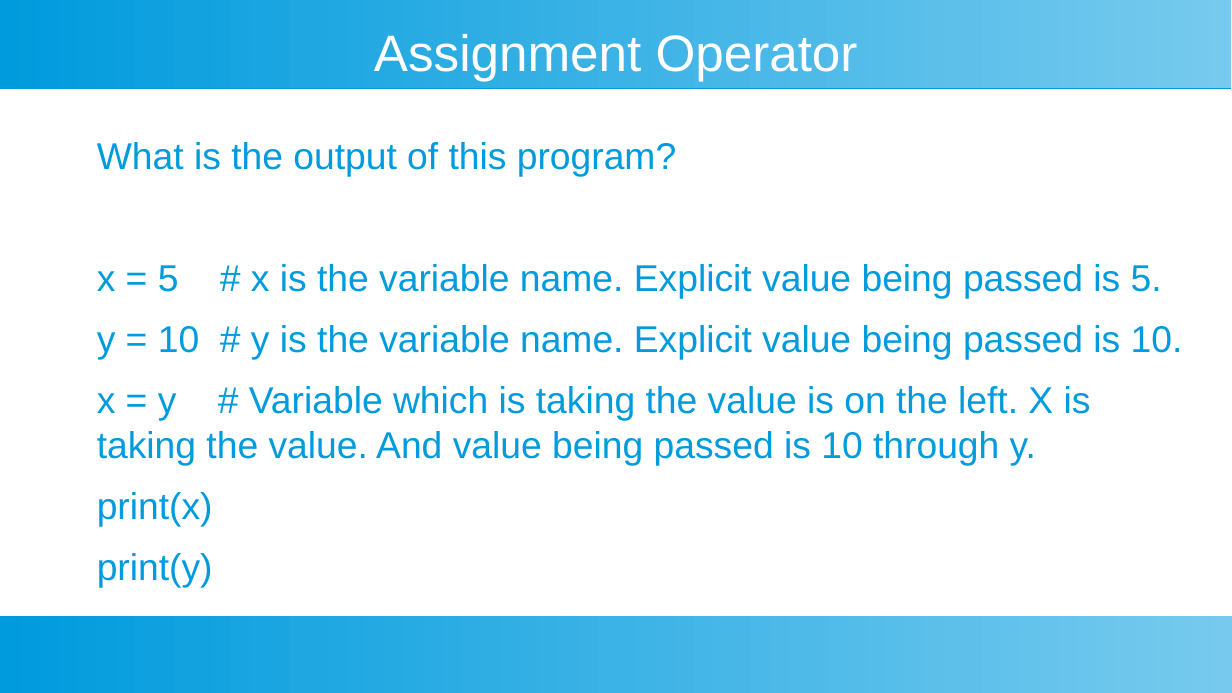
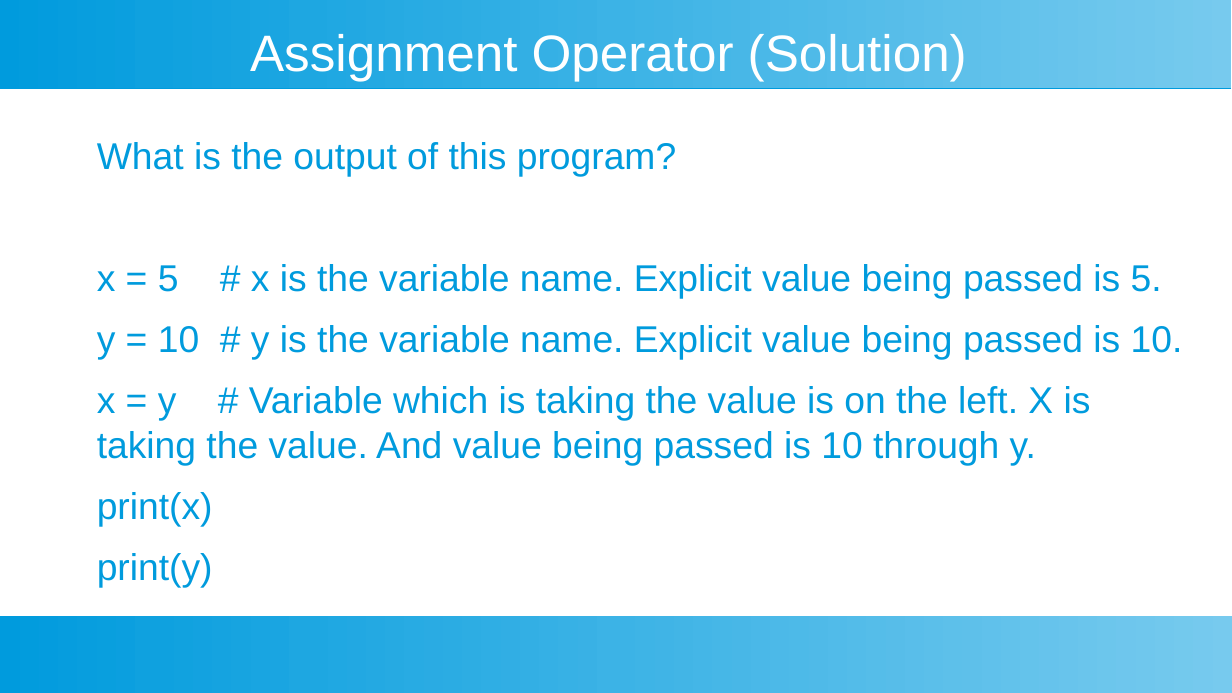
Before and after one commit to ashishjain1547/public_lessons_in_python, a slide deck: slide 7 of Ch 3 - Operators/Operators in Python.odp (slide 2 before the commit). Drawn at 1232x693 pixels with LibreOffice and Linux fonts; fonts in the diff are those of the drawing. Boxes give left, top, right and bottom in pixels: in the first picture for what was removed or moved away, otherwise in the second. Text is boxed around its words. In the diff, an @@ line names an element or a change of style, - is before the commit and + after.

```diff
--- a/Ch 3 - Operators/Operators in Python.odp
+++ b/Ch 3 - Operators/Operators in Python.odp
@@ title at (250, 34, 967, 81): text changed @@
-Assignment Operator
+Assignment Operator (Solution)
```
Also in this commit, not shown: 10 slides added, 29 other files.
